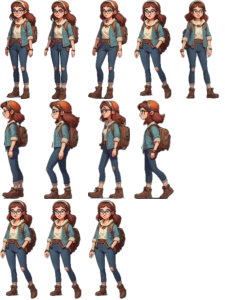
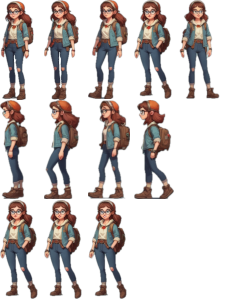
Layer changes from the first 225 x 300 image to the second:
painted on "Eingefügte Ebene" over [0, 0, 38, 100]
painted on "Eingefügte Ebene #1" over [58, 52, 62, 88]
